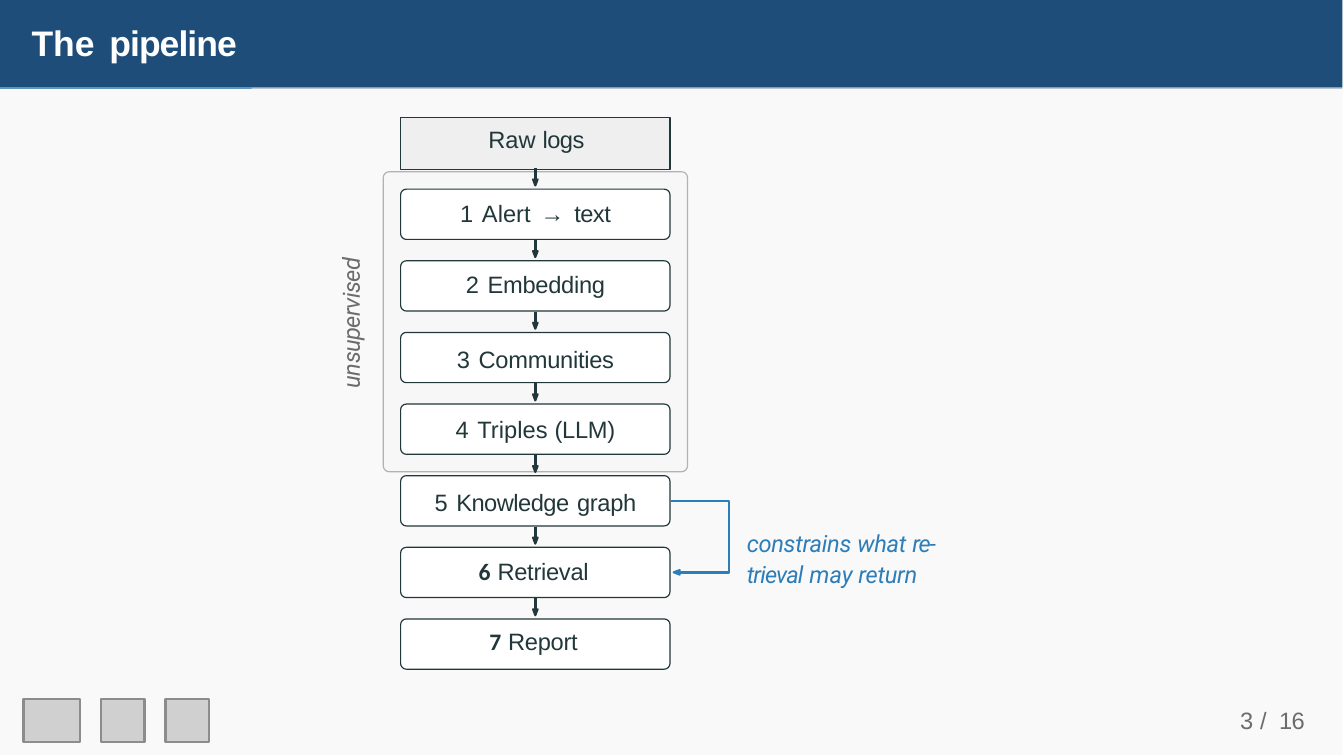
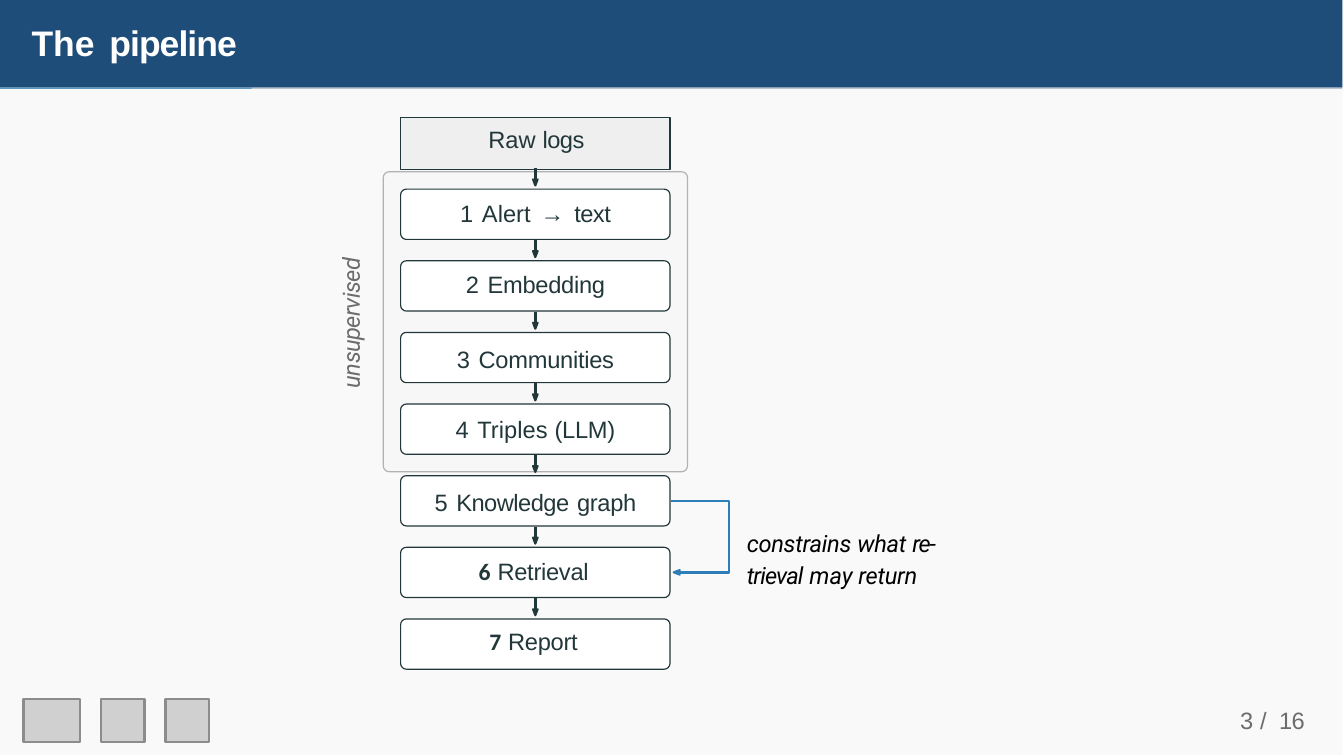
Before and after one commit to Joel89899/RAG-Based-Incident-Reporting-on-SIEM-Log-Streams, a slide deck: slide 4 of IACyC_2026_Joel_Mwende_ppt.pptx. Drawn at 1344x756 pixels with LibreOffice and Linux fonts; fonts in the diff are those of the drawing; grey boxes stand for pictures. Boxes give left, top, right and bottom in pixels: in the first picture for what was removed or moved away, otherwise in the second. Text is boxed around its words. In the diff, an @@ line names an element or a change of style, - is before the commit and + after.

```diff
--- a/IACyC_2026_Joel_Mwende_ppt.pptx
+++ b/IACyC_2026_Joel_Mwende_ppt.pptx
@@ text "constrains what re-trieval may return" at box(747, 534, 935, 589): text colour #2D7DB8 to #000000 @@
```
Also in this commit, not shown: 4 other slides changed.
